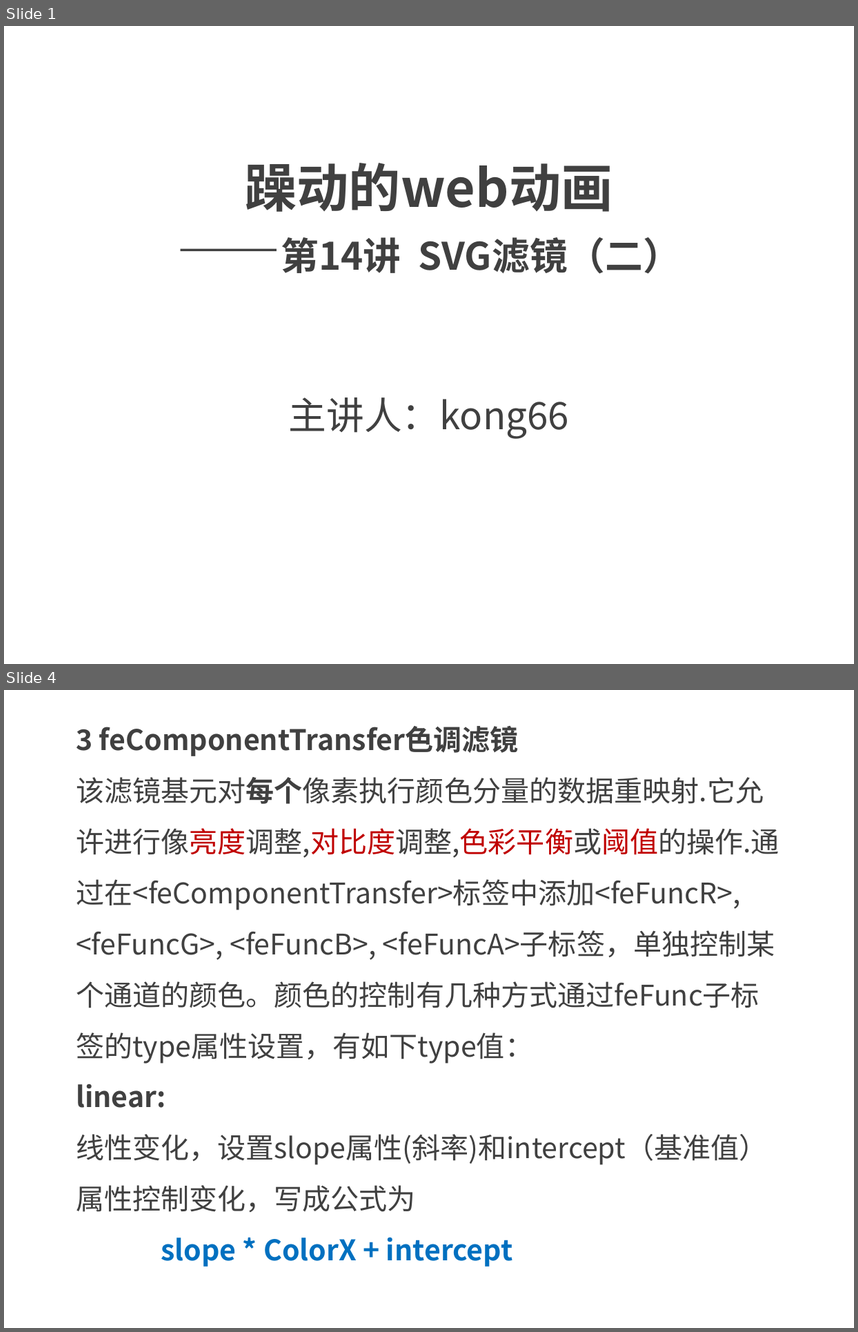
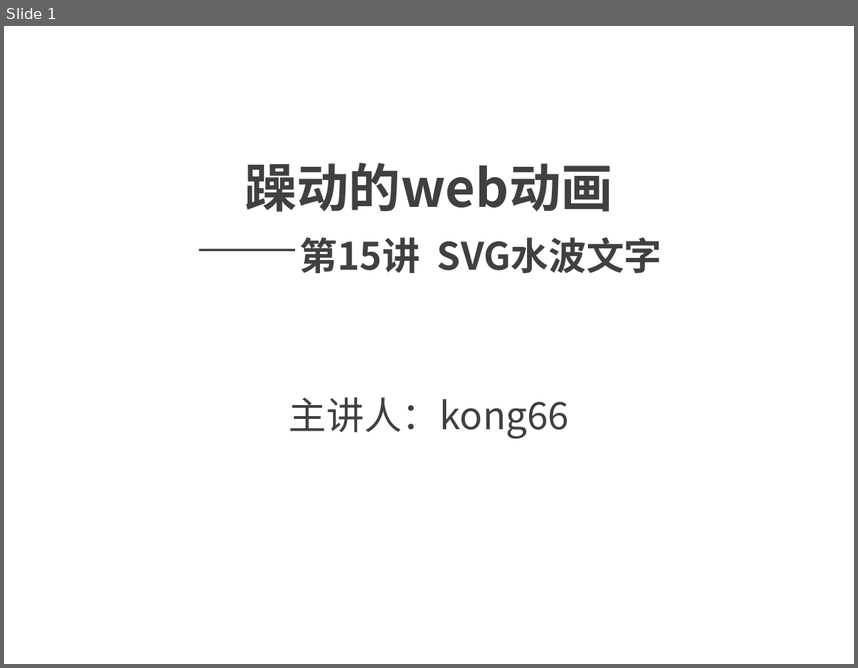
Before and after one commit to kong66/webAni, a slide deck: 15-svg-filter-text-wave/15.pptx. Shown one above the other, each under a label of ours: slides 1 and 4 before the commit, slide 1 after it; the slides between them are not shown. The pictures are 858x1332 and 858x668 pixels, drawn with LibreOffice and Linux fonts; fonts in the diff are those of the drawing. Boxes give left, top, right and bottom in pixels: in the first picture for what was removed or moved away, otherwise in the second. Text is boxed around its words. In the diff, an @@ line names an element or a change of style, - is before the commit and + after.

```diff
--- a/15-svg-filter-text-wave/15.pptx
+++ b/15-svg-filter-text-wave/15.pptx
@@ slide 4 removed at [4,690,854,1328], background #FFFFFF @@
@@ text removed at [76,726,780,1266] @@
-3 feComponentTransfer色调滤镜
-该滤镜基元对每个像素执行颜色分量的数据重映射.它允许进行像亮度调整,对比度调整,色彩平衡或阈值的操作.通过在<feComponentTransfer>标签中添加<feFuncR>, <feFuncG>, <feFuncB>, <feFuncA>子标签，单独控制某个通道的颜色。颜色的控制有几种方式通过feFunc子标签的type属性设置，有如下type值：
-linear:
-线性变化，设置slope属性(斜率)和intercept（基准值）属性控制变化，写成公式为
-slope * ColorX + intercept
@@ slide 1 changed as well @@
@@ title at [245,163,662,273]: text changed @@
-躁动的web动画
-——第14讲 SVG滤镜（二）
+躁动的web动画
+——第15讲 SVG水波文字
```
Also in this commit, not shown: 1 other slide changed, 9 slides added, 21 other slides removed, 4 other files.
